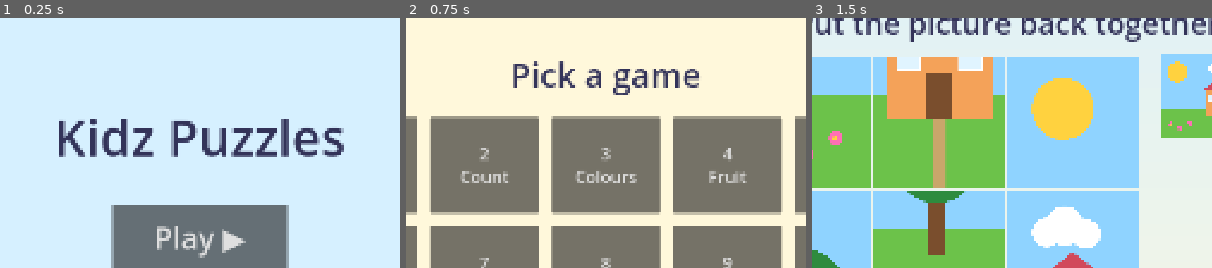
Above: before the commit, frames 1-3 (left to right).
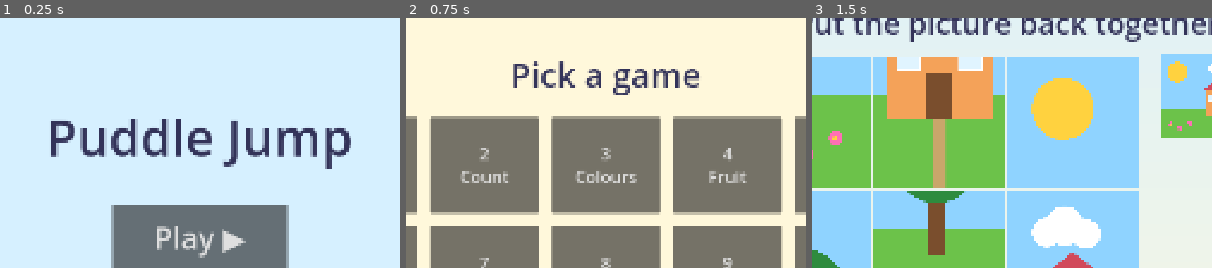
Above: after the commit, the same moments.

Repository: Joshua5689/kidzpuzzleapp
Game: Godot game, scene res://Scenes/UI/MainMenu.tscn
Two runs of this game, one before a commit and one after it. Both use one fixed random seed, a clock stepped at 60 frames per second and the inputs below.
Inputs:
- Up to frame 1 (0.25 s): no input
- Up to frame 2 (0.75 s): click "Play ▶" at 0.5 s
- Up to frame 3 (1.5 s): click "1 Puzzle" at 1.25 s
The pictures show only the part of the screen within x 25-75%, y 16-66%; the shares and areas given below are measured in that part.

The runs differ from the first frame. In frame 1, 6.5% of the frame differs, in the area x 12-88%, y 40-61%; in frame 2, nothing differs; in frame 3, nothing differs.

Commit message:
Rename the app to Puddle Jump
- Project name, Android app name and main menu title: "Puddle Jump"
- Android app id: com.joshua5689.puddlejump (APK: build/android/PuddleJump.apk)
- CLAUDE.md title and build commands

Co-Authored-By: Claude Opus 5.5 <noreply@anthropic.com>

Diff:
--- a/Scenes/UI/MainMenu.tscn
+++ b/Scenes/UI/MainMenu.tscn
@@ -35,7 +35,7 @@
 layout_mode = 2
 theme_override_colors/font_color = Color(0.2, 0.2, 0.35, 1)
 theme_override_font_sizes/font_size = 120
-text = "Kidz Puzzles"
+text = "Puddle Jump"
 horizontal_alignment = 1
 
 [node name="PlayButton" type="Button" parent="Layout"]
--- a/project.godot
+++ b/project.godot
@@ -10,7 +10,7 @@
 
 [application]
 
-config/name="KidzpuzzleApp"
+config/name="Puddle Jump"
 config/features=PackedStringArray("4.7", "Mobile")
 config/icon="res://icon.svg"
 run/main_scene="res://Scenes/UI/MainMenu.tscn"
Not shown, changed: export_presets.cfg
Not shown, changed: CLAUDE.md
